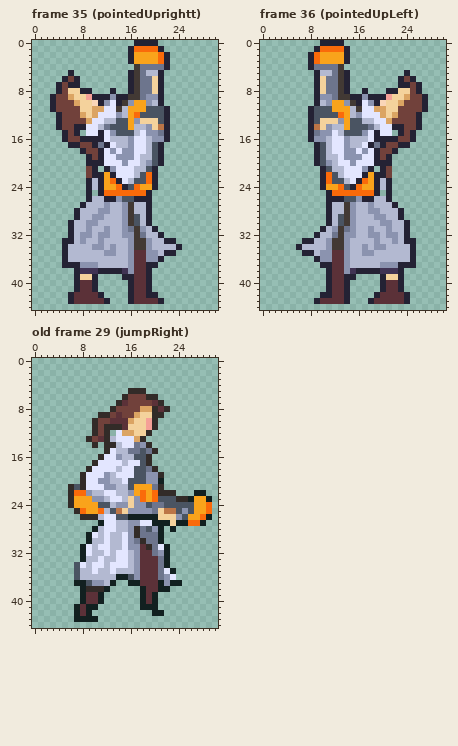
Edited in one commit: pixel-art file (rawAssets/animations/Flipside_Player_Model_AllAnims_Cropped.aseprite). Above: the version before the commit.
31x45 pixels, 37 frames. Shown: frame 35 (pointedUprightt), frame 36 (pointedUpLeft), old frame 29 (jumpRight). The commit also changed other frames, which this record leaves out.
The result:
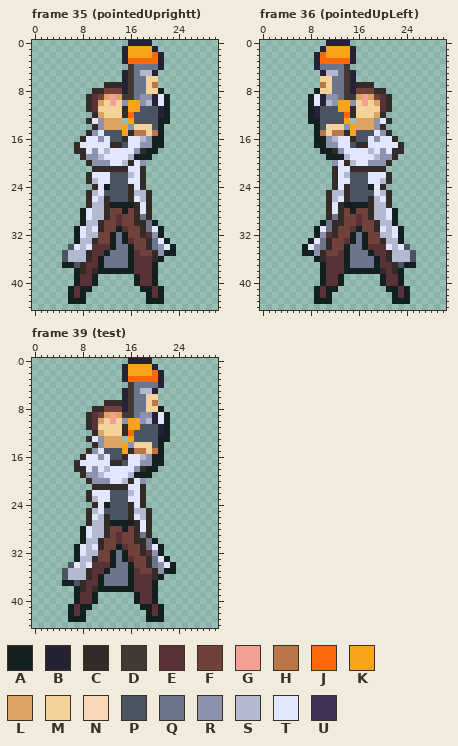
Palette (. is transparent): A #122020  B #242234  C #322b28  D #423934  E #5b3138  F #71413b  G #f5a097  H #bb7547  J #fa6a0a  K #f9a31b  L #dba463  M #f4d29c  N #fad6b8  P #4a5462  Q #6d758d  R #8b93af  S #b3b9d1  T #e3e6ff  U #403353
A new or re-ordered frame is compared with the old frame closest to it.
Changes in this commit:
frames 37 -> 40
--- frame 35 (pointedUprightt), layer "Sprite Sheet"
@@ x 0..30 @@
- 0 .................BBBB..........
- 1 ................BJJJJB.........
- 2 ................BKKKKJB........
- 3 ................BKKKKJB........
- 4 .................DQQQQB........
- 5 ......B.........BDQSSB.........
- 6 .....BFB........BDQQMB.........
- 7 ....BFBB........BDQQMB.........
- 8 ....BFMMBB...B..BDQQMB.........
- 9 ...BFFLMMGBBBRBBDDQRRB.........
-10 ...BFFFLMMNBRTBDRKKRSB.........
-11 ...BFFFFMMLLTTDSKKKPPPB........
-12 ....BFFFLMLTTTRSKJPPPPB........
-13 ....BFFFFLTTSSPPKRMMMPB........
-14 ....BFFBBTTSQPPPKSSRMHB........
-15 .....BFB.TTBTRPPPSTRRQB........
-16 .....BFFBBBBTSSSRTTSRRB........
-17 ......BBFFBQBTSSRTTSPB.........
-18 ........BFFBTRTRRTTSPB.........
-19 .........BFBTTRRRTSSPB.........
-20 .........BBBTTTRTTSRPB.........
-21 .........FB.BRTTTSSPB..........
-22 .........FBBKBTTTSPJB..........
-23 .........BSBKJBTSPPJB..........
-24 .........BSBKKJBPJKKB..........
-25 .........B.BJJJJJJJB...........
-26 .........BSSBBRPPBBB...........
-27 ........BSSSRSSRDSSB...........
-28 .......BSSSRRSSRDSSB...........
-29 .......BSSRRSSSRDPSB...........
-30 ......BSSRRSSSSRDPSB...........
-31 ......BSSRSSRSSRQDRSB..........
-32 ......BSRRSRRSSRRDQSSB.........
-33 .....BBSRSSRSSSSRDDRSSBB.......
-34 .....BSSSSRRSRSSRDDRSSSSB......
-35 .....BSSSSSSRRSSREERRSBB.......
-36 .....BSSSSSSSSSSREERRB.........
-37 .....BBBRRRSSSSSREEBB..........
-38 .......BUUUBBBBUREEB...........
-39 .......BMMB....BBEEB...........
-40 .......BEEB.....BEEB...........
-41 .......BEEB.....BEEB...........
-42 ......BEEEEB....BEEBB..........
-43 ......BEEEEEB...BEEEEB.........
+ 0 ................BBBB...........
+ 1 ...............BKKKKB..........
+ 2 ...............BKKKKJB.........
+ 3 ...............BJJJJJB.........
+ 4 ................DQQQQB.........
+ 5 ...............BDQSSB..........
+ 6 ...............BDQQMM..........
+ 7 ............CCCBDQQMH..........
+ 8 ..........CCFFFBDQQMMA.........
+ 9 .........CEFLGLDDQRRBTA........
+10 .........CELMGMRKKRSBTA........
+11 .........CEMMMMCKKPPPBA........
+12 ..........CLMMMCJPPPPBA........
+13 .........CTRLLL.KPPPPAA........
+14 ..........CRLLLKRMMMPA.........
+15 .........CRTPPPKCHHMHA.........
+16 ........CTTRTPPCTTSRAA.........
+17 .......CTTTTTCCPTTRRAA.........
+18 .......CCTRTSTTTTRCAA..........
+19 ........CRRSTTTTSAAA...........
+20 .........CRRRTTSCTR............
+21 ..........CCCCCCTTC............
+22 .........CTTTPPPSTC............
+23 .........CSTTPPPTTC............
+24 ..........CTAPPPCTC............
+25 .........CSTPPPPCSSC...........
+26 .........CTSCPPPCTSC...........
+27 .........CSSCAAAACTC...........
+28 ........ATSSCFFAFCTC...........
+29 ........ATSSCFEFFCQC...........
+30 ........ASSCFFEFFCCQA..........
+31 .......ATSTCFFAEFFCQTA.........
+32 .......ATSSFFAQAFFCERA.........
+33 .......ASSCFFAQAEFFCQTA........
+34 ......PTSTEEEAQQAFFCQRTA.......
+35 .....PSSSCEEAQQQAEFFCRAA.......
+36 .....PSSSCEAQQQQAEEECA.........
+37 .....AAPCEEAQQQQAEEEA..........
+38 .......ACECAAAAAAEEEA..........
+39 .......AEEA......AEEA..........
+40 .......AEEA......AEEA..........
+41 ......AEAA........AAEA.........
+42 ......AEA..........AEA.........
+43 ......AAA..........AAA.........
 44 ...............................
--- frame 36 (pointedUpLeft), layer "Sprite Sheet"
@@ x 0..30 @@
- 0 ..........BBBB.................
- 1 .........BJJJJB................
- 2 ........BJKKKKB................
- 3 ........BJKKKKB................
- 4 ........BQQQQD.................
- 5 .........BSSQDB.........B......
- 6 .........BMQQDB........BFB.....
- 7 .........BMQQDB........BBFB....
- 8 .........BMQQDB..B...BBMMFB....
- 9 .........BRRQDDBBRBBBGMMLFFB...
-10 .........BSRKKRDBTRBNMMLFFFB...
-11 ........BPPPKKKSDTTLLMMFFFFB...
-12 ........BPPPPJKSRTTTLMLFFFB....
-13 ........BPMMMRKPPSSTTLFFFFB....
-14 ........BHMRSSKPPPQSTTBBFFB....
-15 ........BQRRTSPPPRTBTT.BFB.....
-16 ........BRRSTTRSSSTBBBBFFB.....
-17 .........BPSTTRSSTBQBFFBB......
-18 .........BPSTTRRTRTBFFB........
-19 .........BPSSTRRRTTBFB.........
-20 .........BPRSTTRTTTBBB.........
-21 ..........BPSSTTTRB.BF.........
-22 ..........BJPSTTTBKBBF.........
-23 ..........BJPPSTBJKBSB.........
-24 ..........BKKJPBJKKBSB.........
-25 ...........BJJJJJJJB.B.........
-26 ...........BBBPPRBBSSB.........
-27 ...........BSSDRSSRSSSB........
-28 ...........BSSDRSSRRSSSB.......
-29 ...........BSPDRSSSRRSSB.......
-30 ...........BSPDRSSSSRRSSB......
-31 ..........BSRDQRSSRSSRSSB......
-32 .........BSSQDRRSSRRSRRSB......
-33 .......BBSSRDDRSSSSRSSRSBB.....
-34 ......BSSSSRDDRSSRSRRSSSSB.....
-35 .......BBSRREERSSRRSSSSSSB.....
-36 .........BRREERSSSSSSSSSSB.....
-37 ..........BBEERSSSSSRRRBBB.....
-38 ...........BEERUBBBBUUUB.......
-39 ...........BEEBB....BMMB.......
-40 ...........BEEB.....BEEB.......
-41 ...........BEEB.....BEEB.......
-42 ..........BBEEB....BEEEEB......
-43 .........BEEEEB...BEEEEEB......
+ 0 ...........BBBB................
+ 1 ..........BKKKKB...............
+ 2 .........BJKKKKB...............
+ 3 .........BJJJJJB...............
+ 4 .........BQQQQD................
+ 5 ..........BSSQDB...............
+ 6 ..........MMQQDB...............
+ 7 ..........HMQQDBCCC............
+ 8 .........AMMQQDBFFFCC..........
+ 9 ........ATBRRQDDLGLFEC.........
+10 ........ATBSRKKRMGMLEC.........
+11 ........ABPPPKKCMMMMEC.........
+12 ........ABPPPPJCMMMLC..........
+13 ........AAPPPPK.LLLRTC.........
+14 .........APMMMRKLLLRC..........
+15 .........AHMHHCKPPPTRC.........
+16 .........AARSTTCPPTRTTC........
+17 .........AARRTTPCCTTTTTC.......
+18 ..........AACRTTTTSTRTCC.......
+19 ...........AAASTTTTSRRC........
+20 ............RTCSTTRRRC.........
+21 ............CTTCCCCCC..........
+22 ............CTSPPPTTTC.........
+23 ............CTTPPPTTSC.........
+24 ............CTCPPPATC..........
+25 ...........CSSCPPPPTSC.........
+26 ...........CSTCPPPCSTC.........
+27 ...........CTCAAAACSSC.........
+28 ...........CTCFAFFCSSTA........
+29 ...........CQCFFEFCSSTA........
+30 ..........AQCCFFEFFCSSA........
+31 .........ATQCFFEAFFCTSTA.......
+32 .........ARECFFAQAFFSSTA.......
+33 ........ATQCFFEAQAFFCSSA.......
+34 .......ATRQCFFAQQAEEETSTP......
+35 .......AARCFFEAQQQAEECSSSP.....
+36 .........ACEEEAQQQQAECSSSP.....
+37 ..........AEEEAQQQQAEECPAA.....
+38 ..........AEEEAAAAAACECA.......
+39 ..........AEEA......AEEA.......
+40 ..........AEEA......AEEA.......
+41 .........AEAA........AAEA......
+42 .........AEA..........AEA......
+43 .........AAA..........AAA......
 44 ...............................
--- frame 39 (test) is new; against old frame 29 (jumpRight), layer "Sprite Sheet"
@@ x 0..30 @@
- 0 ...............................
- 1 ...............................
- 2 ...............................
- 3 ...............................
- 4 ...............................
- 5 ................CCC............
- 6 ...............CFFFCC..........
- 7 ..............CEFFFFEC.........
- 8 .............CFFFFLLCEC........
- 9 ...........CCFEFFLMMCC.........
-10 ..........CFFEEELMMGC..........
-11 ..........CFCCCEMMMGC..........
-12 ..........CFC.TLLMMC...........
-13 .........CFECSTTTLC............
-14 ..........C.CCSTTQRC...........
-15 ............CTSSQQPQC..........
-16 ...........CTTRSSPPC...........
-17 ..........CTTTTSTTPC...........
-18 .........CTTTTSTTPPQC..........
-19 ........CTTTRSTTTPPRRC.........
-20 ........CTTRRSSTPPPRRA.........
-21 ......CPCTTTRRSSPKKKQC.........
-22 ......CJJRSSTTSSRKJKJCCC...AA..
-23 ......CKKKRRSTTSMRJKJPPPCCAKKA.
-24 ......CKKKKPPSRRMRRPQQPPPPPKKJ.
-25 .......CJKKJSPHMRRRRQMHHPRPKKJ.
-26 ........CCCSTTPPAAAAAMMMRPKKJA.
-27 ...........ATTSSRRTTAAAMAAJJA..
-28 ..........ASTTSSRCQPRA.A.......
-29 .........ATSTSSTRCQQQA.........
-30 .........ASSTSSTRQCQQA.........
-31 ........ATSTTSSTRRECQTA........
-32 ........ATSSTSTTSREEQRA........
-33 ........ASSTSSTTSREEEQA........
-34 .......PTSTTSTTTSREEEQA........
-35 .......PSSTSSTSSSREEEQTA.......
-36 .......PSSSSSSAAPREEEQRT.......
-37 .......AAPRRSA..AAEEEARAA......
-38 ........ACCCA.....AEEAA........
-39 ........AEEA......AEA..........
-40 ........AEEA......AEA..........
-41 .......AEAA.......AAA..........
-42 .......AEA..........AA.........
-43 .......AAAA....................
+ 0 ................BBBB...........
+ 1 ...............BKKKKB..........
+ 2 ...............BKKKKJB.........
+ 3 ...............BJJJJJB.........
+ 4 ................DQQQQB.........
+ 5 ...............BDQSSB..........
+ 6 ...............BDQQMM..........
+ 7 ............CCCBDQQMH..........
+ 8 ..........CCFFFBDQQMMA.........
+ 9 .........CEFLGLDDQRRBTA........
+10 .........CELMGMRKKRSBTA........
+11 .........CEMMMMCKKPPPBA........
+12 ..........CLMMMCJPPPPBA........
+13 .........CTRLLL.KPPPPAA........
+14 ..........CRLLLKRMMMPA.........
+15 .........CRTPPPKCHHMHA.........
+16 ........CTTRTPPCTTSRAA.........
+17 .......CTTTTTCCPTTRRAA.........
+18 .......CCTRTSTTTTRCAA..........
+19 ........CRRSTTTTSAAA...........
+20 .........CRRRTTSCTR............
+21 ..........CCCCCCTTC............
+22 .........CTTTPPPSTC............
+23 .........CSTTPPPTTC............
+24 ..........CTAPPPCTC............
+25 .........CSTPPPPCSSC...........
+26 .........CTSCPPPCTSC...........
+27 .........CSSCAAAACTC...........
+28 ........ATSSCFFAFCTC...........
+29 ........ATSSCFEFFCQC...........
+30 ........ASSCFFEFFCCQA..........
+31 .......ATSTCFFAEFFCQTA.........
+32 .......ATSSFFAQAFFCERA.........
+33 .......ASSCFFAQAEFFCQTA........
+34 ......PTSTEEEAQQAFFCQRTA.......
+35 .....PSSSCEEAQQQAEFFCRAA.......
+36 .....PSSSCEAQQQQAEEECA.........
+37 .....AAPCEEAQQQQAEEEA..........
+38 .......ACECAAAAAAEEEA..........
+39 .......AEEA......AEEA..........
+40 .......AEEA......AEEA..........
+41 ......AEAA........AAEA.........
+42 ......AEA..........AEA.........
+43 ......AAA..........AAA.........
 44 ...............................
